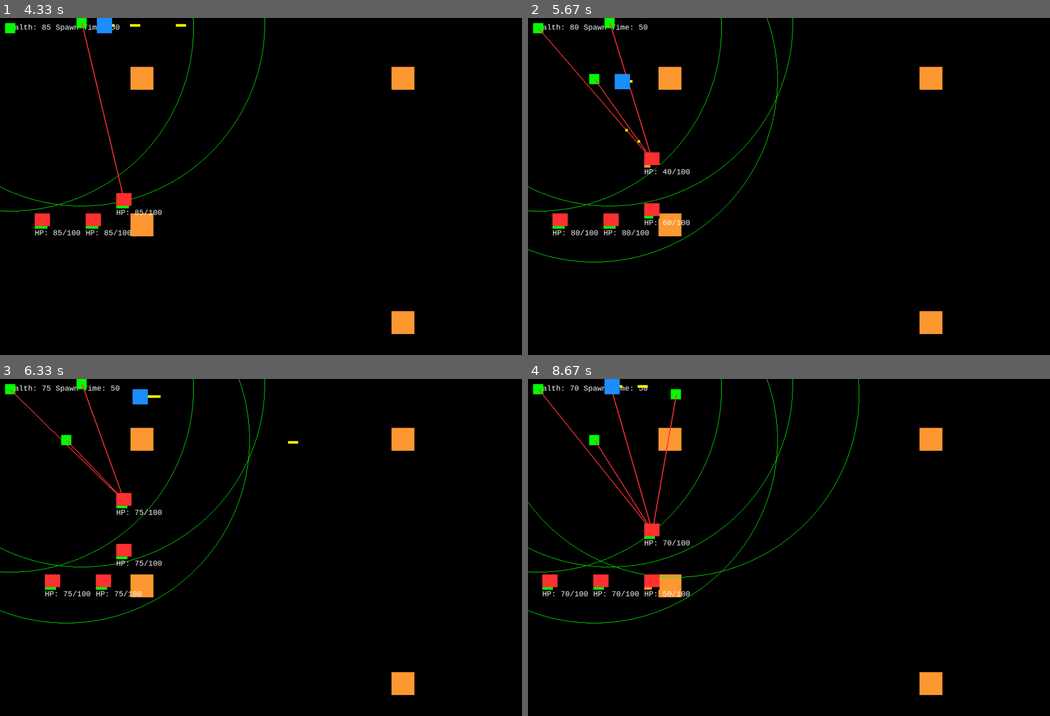
Above: before the commit, frames 1-4 (two rows, left to right).
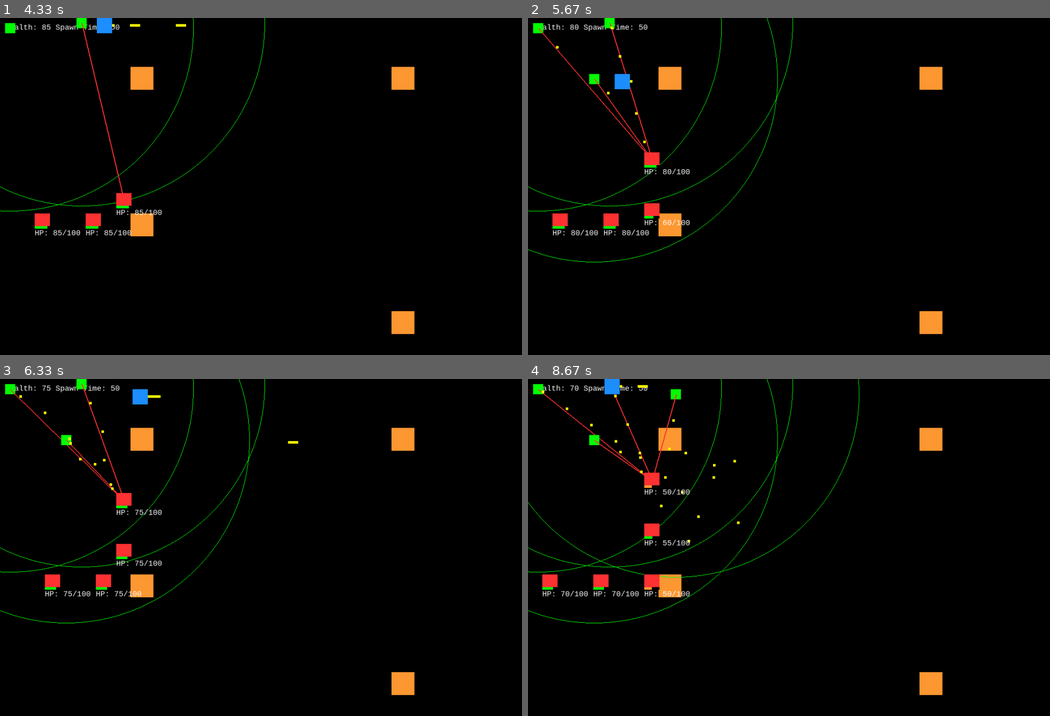
Above: after the commit, the same moments.

Repository: JasZhe/Tower-Defense
Game: pygame game, started from game.py
The game is run twice, just before and just after one commit, with the same random seed, the same clock (stepped at 60 frames per second) and the same inputs.
Inputs:
- Up to frame 1 (4.33 s): tap T at 0.33, 1.32, 2.72, 3.88 s; hold Right 0.67-1.13 s; tap Space at 0.73, 1.03, 1.23, 1.57, 1.87, 2.07, 2.37, 2.63, 2.97, 3.27, 3.4, 3.8, 4.1 s; tap J at 0.82, 2.15, 3.48 s; hold Up 1.17-1.47 s; hold Right 1.5-1.97 s; hold Left 2-2.53 s; hold Down 2.57-2.87 s; hold Left 2.9-3.3 s; hold Up 3.33-3.7 s; hold Right from 3.73 s (still down)
- Up to frame 2 (5.67 s): release Right at 4.37 s; hold Down 4.4-4.77 s; tap Space at 4.47, 4.87, 5.17, 5.37 s; hold Left 4.8-5.27 s; tap J at 4.95 s; hold Right from 5.3 s (still down); tap T at 5.45 s
- Up to frame 3 (6.33 s): tap Space at 5.67, 5.87, 6.2 s; release Right at 5.77 s; hold Up 5.8-6.1 s; hold Right from 6.13 s (still down); tap J at 6.28 s
- Up to frame 4 (8.67 s): tap Space at 6.5, 6.7, 7, 7.27, 7.6, 7.9, 8.03, 8.43 s; release Right at 6.6 s; hold Left 6.63-7.17 s; tap T at 6.78, 8.12 s; hold Down 7.2-7.5 s; hold Left 7.53-7.93 s; tap J at 7.68 s; hold Up 7.97-8.33 s; hold Right from 8.37 s (still down)

Frame 1 is identical in both runs. In frame 2, less than 0.1% of the frame differs, in the area x 5-27%, y 2-47%; in frame 3, less than 0.1%; in frame 4, 1.0%, in the area x 1-41%, y 2-50%.

Commit message:
- Towers will now shoot in the right directions, this has been accomodated by the CAST rule - Removed instant damage, added tower bullet collisions - red tracers are still present to make testing easier
Bugs:
- Tower' mechanics is still glitched for enemies coming from the left side
- Division by 0 error will occasionally occur when enemy is directly below or above tower
- tower bullets travel infinitely far when misses an enemy (occurs when enemies turn before they get hit
- Bullets sometimes miss when speed is slow

Diff:
--- a/classes.py
+++ b/classes.py
@@ -99,7 +99,7 @@
 
 class Tower(object):
 
-    def __init__(self, pos, shellSpeed = 30, reload = 30):
+    def __init__(self, pos, shellSpeed = 8, reload = 8):
         # moved space_between to properties
         self.pos = pos
         self.level = 0
--- a/game.py
+++ b/game.py
@@ -240,8 +240,13 @@
                     c = (enemy.body.center[1] - tower.body.center[1]) * 1.0 / (enemy.body.center[0] - tower.body.center[0])
                     if enemy.speed[0] == 0:
                         angle = math.acos(-enemy.speed[1] * 1.0 / (tower.shellSpeed * math.sqrt(1.0 + c * c))) - math.atan(1/c)
+
+
+                        # CAST rule accomodation
                         if (c > 0 and enemy.body.center[1] - tower.body.center[1] <= 0) or \
                             (c < 0 and enemy.body.center[1] - tower.body.center[1] <= 0):
+
+
                             angle += math.pi
                         tower_bullets.append(
                             Bullet((tower.shellSpeed*math.cos(angle), tower.shellSpeed*math.sin(angle)),
--- a/properties.py
+++ b/properties.py
@@ -43,7 +43,7 @@
 INITIAL_SIZE = (20, 20)
 upgrade_list = [GREEN, CYAN, BLUE, DARK_BLUE, YELLOW, ORANGE, MAGENTA, WHITE]
 
-tower_damage = {GREEN : 20, CYAN : 0.75, BLUE : 1, DARK_BLUE : 1.25, YELLOW : 1.5, ORANGE : 1.75,
+tower_damage = {GREEN : 5, CYAN : 0.75, BLUE : 1, DARK_BLUE : 1.25, YELLOW : 1.5, ORANGE : 1.75,
 				MAGENTA : 2, WHITE : 2.25}
 
 tower_cost = {GREEN : 5, CYAN : 10, BLUE : 15, DARK_BLUE : 20, YELLOW : 30, ORANGE : 40,
Not shown, changed: classes.pyc
Not shown, changed: properties.pyc
